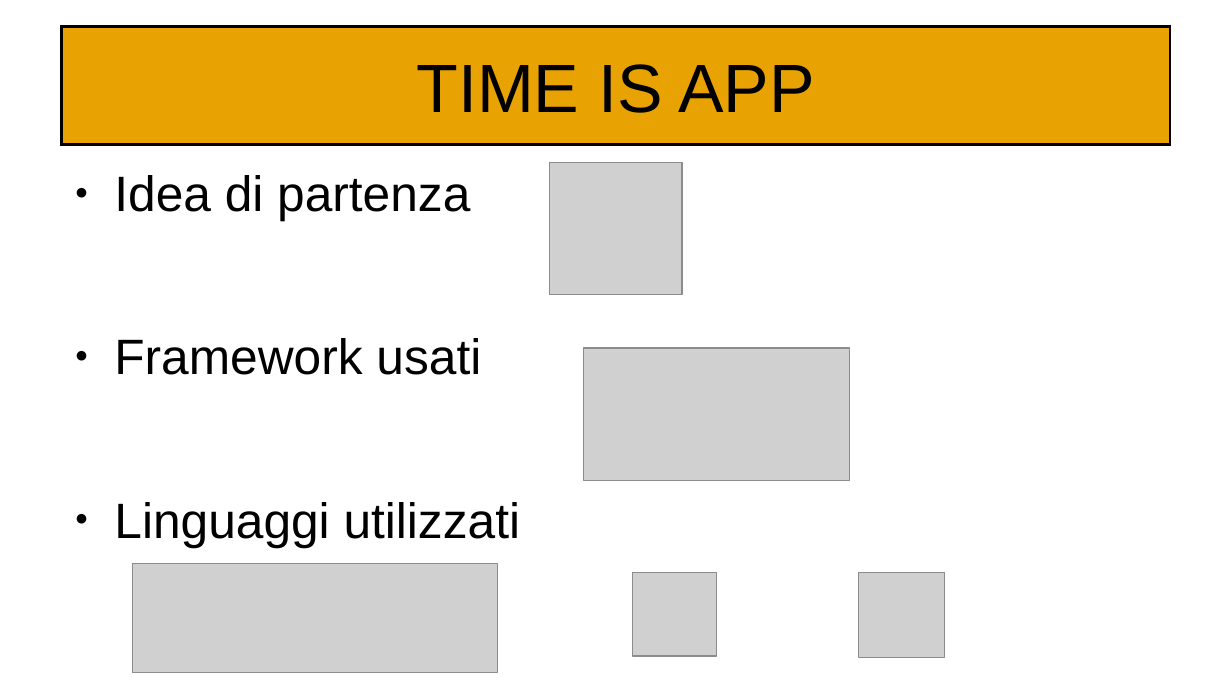
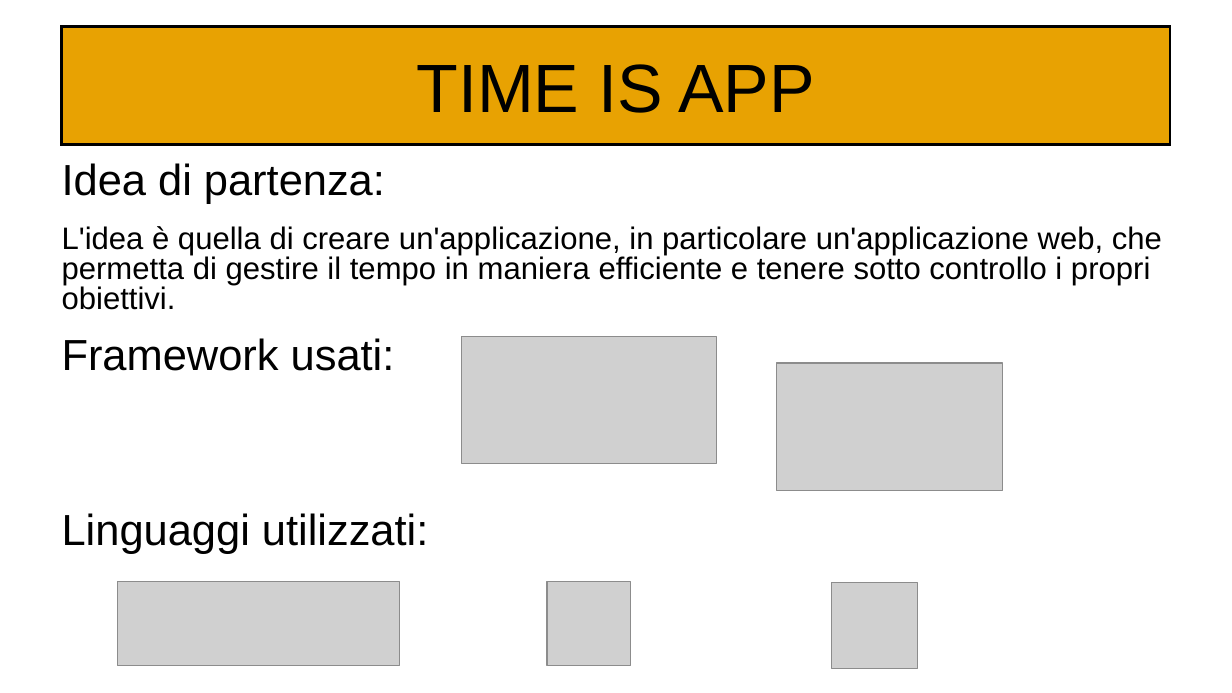
Before and after one commit to Kilne/Progetto_TecWeb, a slide deck: slide 2 of Relazioni/Maiuri.odp. Drawn at 1232x693 pixels with LibreOffice and Linux fonts; fonts in the diff are those of the drawing; grey boxes stand for pictures. Boxes give left, top, right and bottom in pixels: in the first picture for what was removed or moved away, otherwise in the second. Text is boxed around its words. In the diff, an @@ line names an element or a change of style, - is before the commit and + after.

```diff
--- a/Relazioni/Maiuri.odp
+++ b/Relazioni/Maiuri.odp
@@ text at bbox=[62, 163, 1162, 554]: text changed; size 32 to 20 pt @@
-● Idea di partenza
-● Framework usati
-● Linguaggi utilizzati
+Idea di partenza:
+L'idea è quella di creare un'applicazione, in particolare un'applicazione web, che permetta di gestire il tempo in maniera efficiente e tenere sotto controllo i propri obiettivi.
+Framework usati:
+Linguaggi utilizzati:
@@ picture: place and size @@
-picture at bbox=[584, 348, 850, 481]
+picture at bbox=[462, 337, 717, 464]
@@ picture: place and size @@
-picture at bbox=[550, 162, 682, 294]
+picture at bbox=[777, 363, 1003, 491]
@@ picture: place and size @@
-picture at bbox=[133, 565, 499, 673]
+picture at bbox=[117, 582, 400, 666]
@@ picture: place and size @@
-picture at bbox=[633, 572, 717, 656]
+picture at bbox=[548, 582, 632, 666]
@@ picture: place and size @@
-picture at bbox=[860, 572, 945, 657]
+picture at bbox=[832, 584, 917, 669]
```
Also in this commit, not shown: 8 other slides changed, 1 slide added, 1 slide removed.
